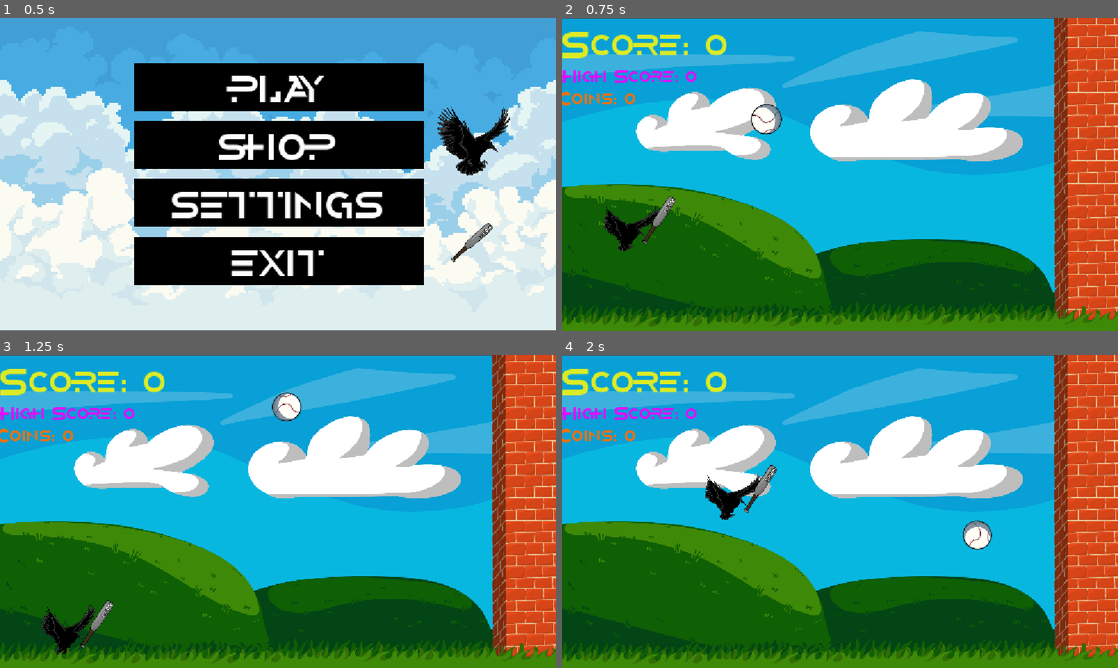
Above: before the commit, frames 1-4 (two rows, left to right).
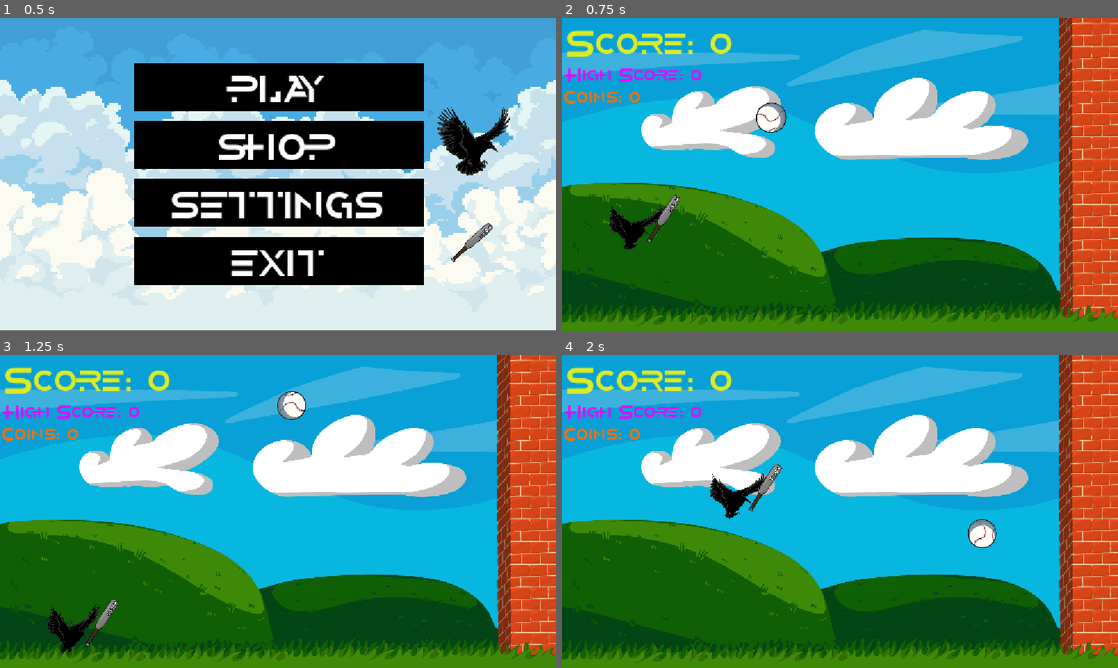
Above: after the commit, the same moments.

Repository: MultiplayerJake/GameJam-Crow-Smash
Game: Godot game, scene res://Scenes/MainScenes/menu.tscn
Two runs of this game, one before a commit and one after it. Both use one fixed random seed, a clock stepped at 60 frames per second and the inputs below.
Inputs:
- Up to frame 1 (0.5 s): no input
- Up to frame 2 (0.75 s): click "PLAY" at 0.5 s
- Up to frame 3 (1.25 s): no input
- Up to frame 4 (2 s): hold D (right) from 1.28 s (still down); hold W (jatpack) from 1.28 s (still down)

Frame 1 is identical in both runs. In frame 2, 16% of the frame differs, in the area x 0-100%, y 0-99%; in frame 3, 16%; in frame 4, 16%.

Commit message:
changed scene origin to (0,0)
the origin was ofset so the backround was not flush and i lockt it in place

Diff:
--- a/Scenes/MainScenes/game.tscn
+++ b/Scenes/MainScenes/game.tscn
@@ -27,8 +27,8 @@
 size = Vector2(20, 24.660393)
 
 [node name="Game" type="Node2D" unique_id=1693405210]
-position = Vector2(-10, 3)
 script = ExtResource("1_2q06e")
+metadata/_edit_lock_ = true
 
 [node name="Background" type="Sprite2D" parent="." unique_id=1942340858]
 z_index = -1
